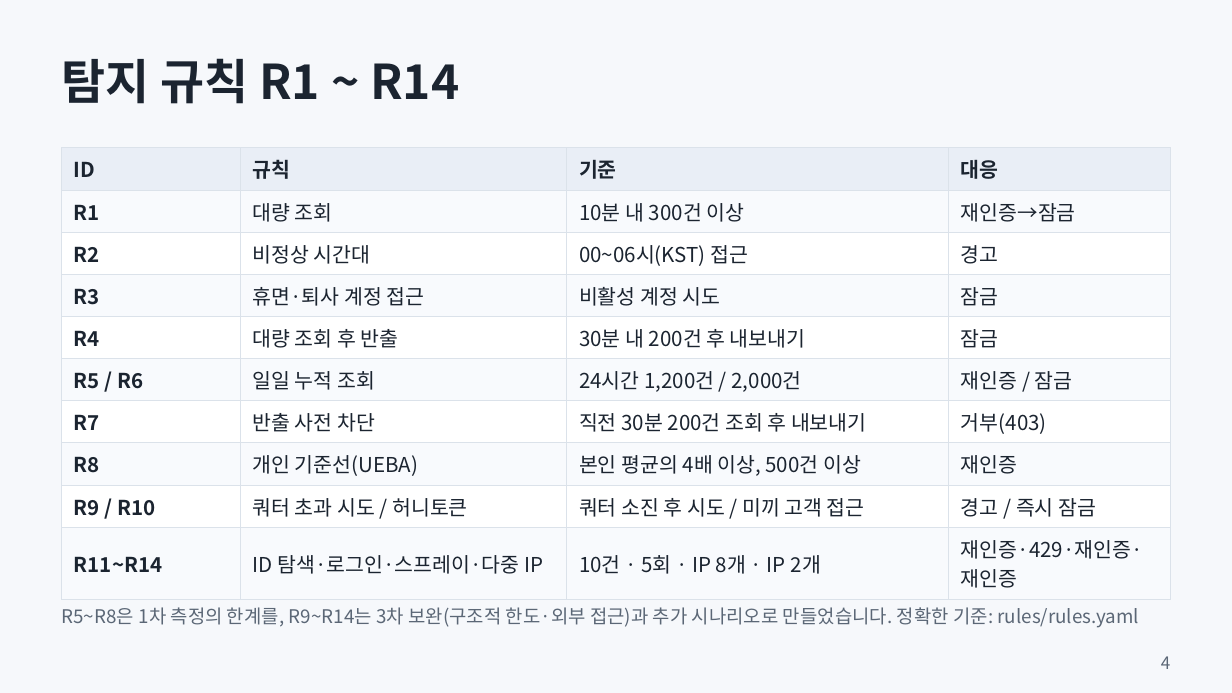
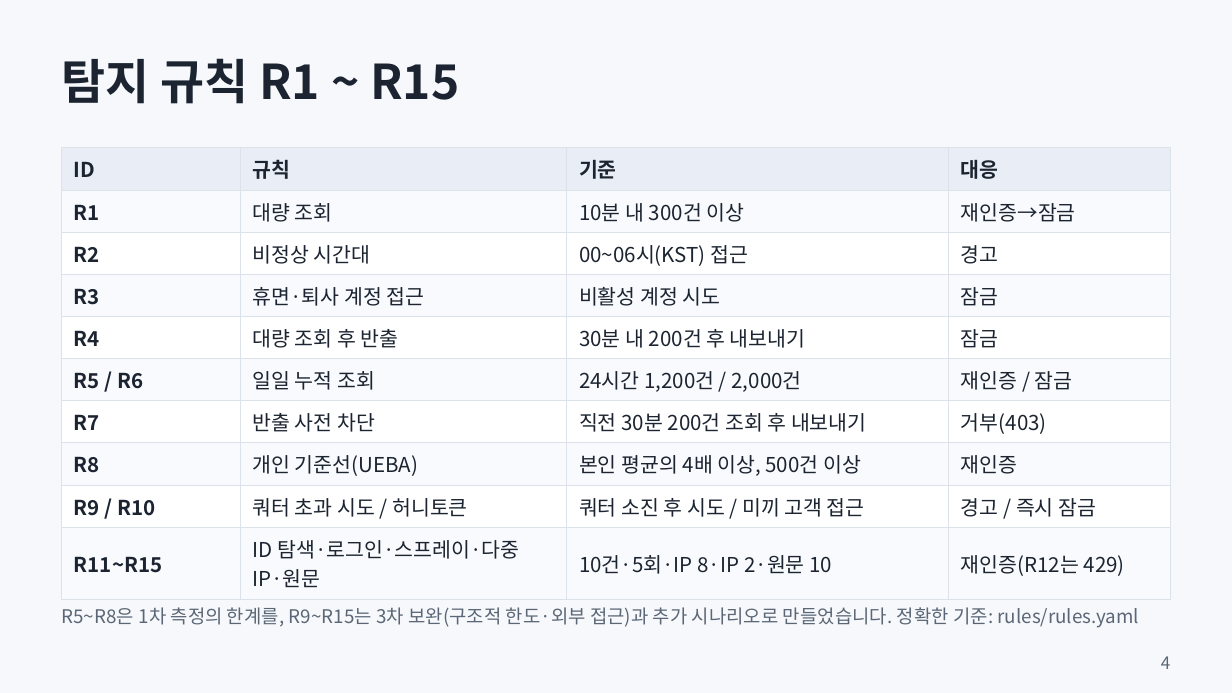
Before and after one commit to shk12170-dev/Defense-follow, a slide deck: slide 4 of docs/presentation.pptx. Drawn at 1232x693 pixels with LibreOffice and Linux fonts; fonts in the diff are those of the drawing. Boxes give left, top, right and bottom in pixels: in the first picture for what was removed or moved away, otherwise in the second. Text is boxed around its words. In the diff, an @@ line names an element or a change of style, - is before the commit and + after.

```diff
--- a/docs/presentation.pptx
+++ b/docs/presentation.pptx
@@ text at box(62, 58, 459, 104): text changed @@
-탐지 규칙 R1 ~ R14
+탐지 규칙 R1 ~ R15
@@ table at box(62, 148, 1170, 592) @@
-row 10: R11~R14 | ID 탐색·로그인·스프레이·다중 IP | 10건 · 5회 · IP 8개 · IP 2개 | 재인증·429·재인증·재인증
+row 10: R11~R15 | ID 탐색·로그인·스프레이·다중 IP·원문 | 10건·5회·IP 8·IP 2·원문 10 | 재인증(R12는 429)
@@ text at box(62, 607, 1139, 628): text changed @@
-R5~R8은 1차 측정의 한계를, R9~R14는 3차 보완(구조적 한도·외부 접근)과 추가 시나리오로 만들었습니다. 정확한 기준: rules/rules.yaml
+R5~R8은 1차 측정의 한계를, R9~R15는 3차 보완(구조적 한도·외부 접근)과 추가 시나리오로 만들었습니다. 정확한 기준: rules/rules.yaml
```
Also in this commit, not shown: 5 other slides changed, 1 slide added, 12 other files.
